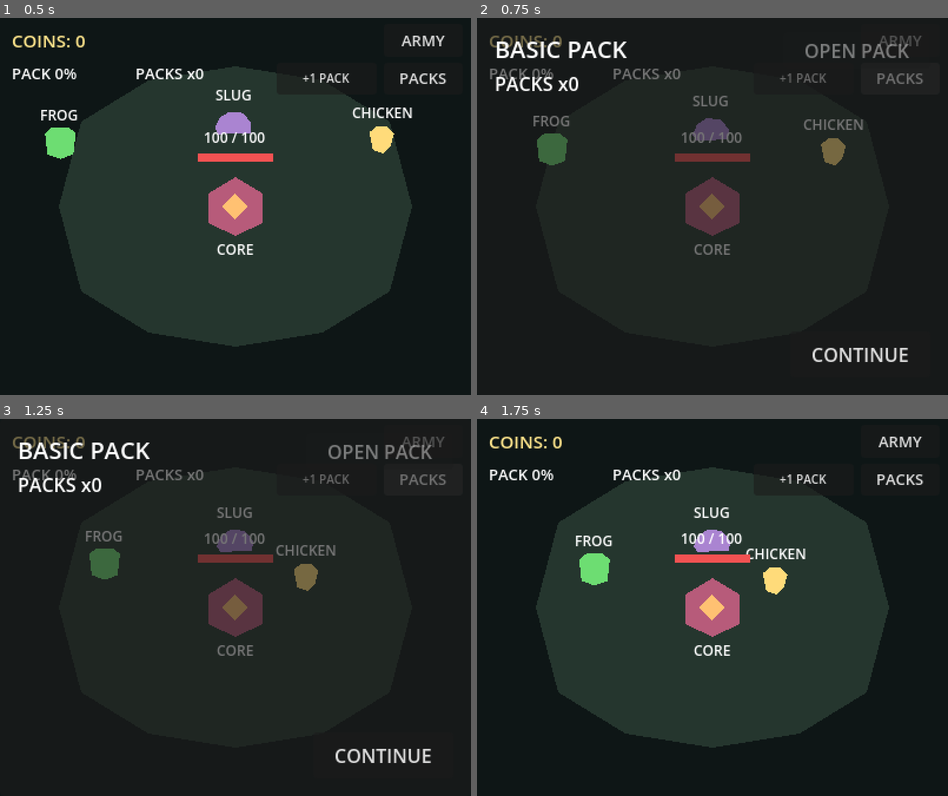
Above: before the commit, frames 1-4 (two rows, left to right).
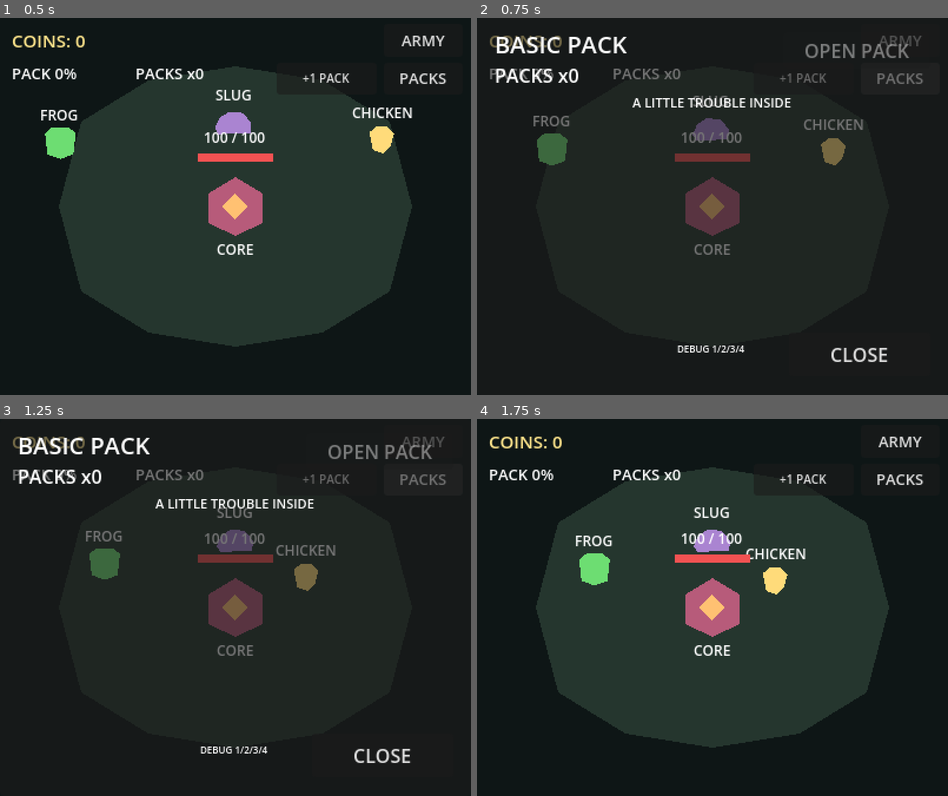
Above: after the commit, the same moments.

Repository: imnotpan/CoreCritter
Game: Godot game, scene res://main.tscn
Two runs of this game, one before a commit and one after it. Both use one fixed random seed, a clock stepped at 60 frames per second and the inputs below.
Inputs:
- Up to frame 1 (0.5 s): no input
- Up to frame 2 (0.75 s): click "PACKS" at 0.5 s
- Up to frame 3 (1.25 s): no input
- Up to frame 4 (1.75 s): click "CONTINUE" (after the commit: "CLOSE") at 1.25 s

Frame 1 is identical in both runs. In frame 2, 2.4% of the frame differs, in the area x 4-92%, y 5-92%; in frame 3, 2.4%; in frame 4, nothing differs.

Commit message:
feat: add tactile pack card reveals

Diff:
--- a/game/main/main.gd
+++ b/game/main/main.gd
@@ -33,6 +33,7 @@
 	army_button.pressed.connect(army_builder.open)
 	packs_button.pressed.connect(_open_packs)
 	pack_opening.open_requested.connect(_open_pack)
+	pack_opening.configure_debug_cards(development_cards)
 	game_session.pack_progress.progress_changed.connect(_show_pack_progress)
 	game_session.pack_inventory.count_changed.connect(_show_pack_count)
 	debug_pack_button.visible = OS.is_debug_build()
@@ -78,7 +79,13 @@
 	if not game_session.pack_inventory.consume_pack():
 		return
 	var new_flags: Array[bool] = []
+	var copies_before: Array[int] = []
+	var copies_after: Array[int] = []
+	var stars: Array[int] = []
 	for card: CardData in results:
 		new_flags.append(not collection.is_unlocked(card))
+		copies_before.append(collection.get_owned_copies(card))
 		collection.add_copy(card)
-	pack_opening.show_results(basic_pack.display_name, results, new_flags)
+		copies_after.append(collection.get_owned_copies(card))
+		stars.append(collection.get_star_level(card))
+	pack_opening.show_results(basic_pack.display_name, results, new_flags, copies_before, copies_after, stars)
--- /dev/null
+++ b/game/ui/card_view.gd
@@ -0,0 +1,229 @@
+class_name CardView
+extends Control
+
+signal reveal_requested(card_view: CardView)
+signal presentation_cue(cue: StringName)
+signal reveal_finished(card_view: CardView)
+
+enum State { HIDDEN, ANTICIPATING, FLIPPING, REVEALED }
+
+const INK := Color("242432")
+const CREAM := Color("f8edce")
+const COMMON := Color("c3c7b3")
+const UNCOMMON := Color("8ce5bd")
+const RARE := Color("ffd17c")
+
+@onready var card_back: Control = $CardBack
+@onready var card_front: Control = $CardFront
+@onready var creature_visual: Label = $CardFront/CreatureVisual
+@onready var name_label: Label = $CardFront/NameLabel
+@onready var rarity_label: Label = $CardFront/RarityLabel
+@onready var star_display: Label = $CardFront/StarDisplay
+@onready var result_badge: Label = $CardFront/ResultBadge
+@onready var copies_label: Label = $CardFront/CopiesLabel
+@onready var icon: TextureRect = $CardFront/Icon
+
+var state := State.HIDDEN
+var card: CardData
+var is_new := false
+var glow_strength := 0.0:
+	set(value):
+		glow_strength = value
+		queue_redraw()
+var burst_strength := 0.0:
+	set(value):
+		burst_strength = value
+		queue_redraw()
+var hover_strength := 0.0:
+	set(value):
+		hover_strength = value
+		queue_redraw()
+var _active_tween: Tween
+var _entry_tween: Tween
+var _hover_tween: Tween
+var _landed := true
+var _rest_position := Vector2.ZERO
+var _hover_x := 0.5
+
+
+func _ready() -> void:
+	pivot_offset = size * 0.5
+	mouse_entered.connect(_on_mouse_entered)
+	mouse_exited.connect(_on_mouse_exited)
+	_show_face(false)
+
+
+func configure(value: CardData, new_card: bool, copies_before: int, copies_after: int, stars: int) -> void:
+	card = value
+	is_new = new_card
+	state = State.HIDDEN
+	name_label.text = value.display_name.to_upper()
+	rarity_label.text = value.rarity_name().to_upper()
+	star_display.text = "★".repeat(maxi(stars, 1))
+	result_badge.text = "NEW CREATURE!" if new_card else "+1 COPY"
+	copies_label.text = "" if new_card else "COPIES %d → %d" % [copies_before, copies_after]
+	creature_visual.text = value.display_name.substr(0, 1).to_upper()
+	icon.texture = value.icon
+	icon.visible = value.icon != null
+	creature_visual.visible = value.icon == null
+	_show_face(false)
+	queue_redraw()
+
+
+func enter(delay: float) -> void:
+	_landed = false
+	_rest_position = position
+	modulate.a = 0.0
+	position.y += 24.0
+	scale = Vector2(0.88, 0.88)
+	_entry_tween = create_tween()
+	_entry_tween.tween_interval(delay)
+	_entry_tween.tween_property(self, "modulate:a", 1.0, 0.14)
+	_entry_tween.parallel().tween_property(self, "position:y", position.y - 24.0, 0.24).set_trans(Tween.TRANS_BACK).set_ease(Tween.EASE_OUT)
+	_entry_tween.parallel().tween_property(self, "scale", Vector2.ONE, 0.24).set_trans(Tween.TRANS_BACK).set_ease(Tween.EASE_OUT)
+	_entry_tween.finished.connect(func() -> void:
+		_landed = true
+		presentation_cue.emit(&"card_land")
+	)
+
+
+func reveal() -> void:
+	if state != State.HIDDEN or card == null or not _landed:
+		return
+	state = State.ANTICIPATING
+	var rarity := card.rarity
+	var pause := 0.08 if rarity == CardData.Rarity.COMMON else (0.19 if rarity == CardData.Rarity.UNCOMMON else 0.42)
+	var glow := 0.3 if rarity == CardData.Rarity.COMMON else (0.6 if rarity == CardData.Rarity.UNCOMMON else 1.0)
+	_active_tween = create_tween()
+	_active_tween.tween_property(self, "scale", Vector2(1.07, 1.07) if rarity == CardData.Rarity.RARE else Vector2(1.035, 1.035), pause)
+	_active_tween.parallel().tween_property(self, "glow_strength", glow, pause)
+	await _active_tween.finished
+	if state != State.ANTICIPATING:
+		return
+	state = State.FLIPPING
+	_active_tween = create_tween()
+	_active_tween.tween_property(self, "scale:x", 0.04, 0.12).set_trans(Tween.TRANS_QUAD)
+	await _active_tween.finished
+	if state != State.FLIPPING:
+		return
+	_show_face(true)
+	presentation_cue.emit(_rarity_cue())
+	_active_tween = create_tween()
+	_active_tween.tween_property(self, "scale", Vector2(1.13, 1.13) if is_new else Vector2(1.08, 1.08), 0.19 if rarity == CardData.Rarity.RARE else 0.15).set_trans(Tween.TRANS_BACK).set_ease(Tween.EASE_OUT)
+	var burst := 0.2 if rarity == CardData.Rarity.COMMON else (0.6 if rarity == CardData.Rarity.UNCOMMON else 1.0)
+	_active_tween.parallel().tween_property(self, "burst_strength", burst, 0.08)
+	await _active_tween.finished
+	if state != State.FLIPPING:
+		return
+	if is_new:
+		presentation_cue.emit(&"new_card")
+	_active_tween = create_tween()
+	_active_tween.tween_property(self, "scale", Vector2.ONE, 0.16 if is_new else 0.11).set_trans(Tween.TRANS_BACK).set_ease(Tween.EASE_OUT)
+	_active_tween.parallel().tween_property(self, "burst_strength", 0.0, 0.26)
+	_active_tween.parallel().tween_property(self, "glow_strength", 0.0, 0.26)
+	if is_new:
+		_active_tween.tween_interval(0.10)
+	await _active_tween.finished
+	if state == State.FLIPPING:
+		state = State.REVEALED
+		reveal_finished.emit(self)
+
+
+func reveal_immediately() -> void:
+	if state == State.REVEALED or card == null:
+		return
+	if _active_tween and _active_tween.is_running():
+		_active_tween.kill()
+	if _entry_tween and _entry_tween.is_running():
+		_entry_tween.kill()
+	modulate.a = 1.0
+	position = _rest_position
+	_landed = true
+	state = State.REVEALED
+	_show_face(true)
+	scale = Vector2.ONE
+	glow_strength = 0.0
+	burst_strength = 0.0
+	hover_strength = 0.0
+	queue_redraw()
+	presentation_cue.emit(_rarity_cue())
+	if is_new:
+		presentation_cue.emit(&"new_card")
+	reveal_finished.emit(self)
+
+
+func _rarity_cue() -> StringName:
+	match card.rarity:
+		CardData.Rarity.UNCOMMON:
+			return &"uncommon_reveal"
+		CardData.Rarity.RARE:
+			return &"rare_reveal"
+	return &"common_reveal"
+
+
+func _show_face(front: bool) -> void:
+	card_back.visible = not front
+	card_front.visible = front
+	queue_redraw()
+
+
+func _gui_input(event: InputEvent) -> void:
+	if state == State.HIDDEN and _landed and event is InputEventMouseButton and event.button_index == MOUSE_BUTTON_LEFT and event.pressed:
+		reveal_requested.emit(self)
+		accept_event()
+	elif state == State.REVEALED and event is InputEventMouseMotion:
+		_hover_x = clampf(event.position.x / size.x, 0.0, 1.0)
+		rotation = clampf((_hover_x - 0.5) * 0.09, -0.045, 0.045)
+		queue_redraw()
+
+
+func _on_mouse_entered() -> void:
+	if state == State.REVEALED:
+		if _hover_tween:
+			_hover_tween.kill()
+		_hover_tween = create_tween()
+		_hover_tween.tween_property(self, "scale", Vector2(1.04, 1.04), 0.12)
+		_hover_tween.parallel().tween_property(self, "hover_strength", 1.0, 0.12)
+
+
+func _on_mouse_exited() -> void:
+	if state == State.REVEALED:
+		if _hover_tween:
+			_hover_tween.kill()
+		_hover_tween = create_tween()
+		_hover_tween.tween_property(self, "scale", Vector2.ONE, 0.15)
+		_hover_tween.parallel().tween_property(self, "rotation", 0.0, 0.15)
+		_hover_tween.parallel().tween_property(self, "hover_strength", 0.0, 0.15)
+
+
+func _draw() -> void:
+	if card == null:
+		return
+	var color := COMMON if card.rarity == CardData.Rarity.COMMON else (UNCOMMON if card.rarity == CardData.Rarity.UNCOMMON else RARE)
+	if glow_strength > 0.01:
+		draw_rect(Rect2(-3, -3, size.x + 6, size.y + 6), Color(color, glow_strength * 0.55), false, 3.0)
+	if burst_strength > 0.01:
+		var rays := 12 if card.rarity == CardData.Rarity.RARE else 8
+		for index: int in rays:
+			var angle := TAU * float(index) / float(rays)
+			var direction := Vector2.RIGHT.rotated(angle)
+			var center := size * 0.5
+			draw_line(center + direction * 64.0, center + direction * (64.0 + 13.0 * burst_strength), Color(color, burst_strength), 2.0)
+	if card_front.visible:
+		draw_rect(Rect2(Vector2.ZERO, size), INK)
+		draw_rect(Rect2(3, 3, size.x - 6, size.y - 6), RARE if is_new else color, false, 3.0 if not is_new else 5.0)
+		draw_rect(Rect2(7, 7, size.x - 14, size.y - 14), CREAM)
+		draw_rect(Rect2(10, 25, size.x - 20, 69), Color(color, 0.48))
+		if hover_strength > 0.01:
+			var shine_x := lerpf(14.0, size.x - 25.0, _hover_x)
+			draw_colored_polygon(PackedVector2Array([
+				Vector2(shine_x, 27), Vector2(shine_x + 12, 27),
+				Vector2(shine_x - 12, 92), Vector2(shine_x - 24, 92)
+			]), Color(1.0, 1.0, 1.0, hover_strength * 0.16))
+	else:
+		draw_rect(Rect2(Vector2.ZERO, size), INK)
+		draw_rect(Rect2(4, 4, size.x - 8, size.y - 8), Color("58517a"), false, 3.0)
+		for index: int in 5:
+			draw_line(Vector2(13 + index * 20, 20), Vector2(13 + index * 20, size.y - 20), Color("716890"), 1.0)
+		draw_circle(size * 0.5, 26.0, Color("f2d585"))
+		draw_circle(size * 0.5, 20.0, INK)
--- /dev/null
+++ b/game/ui/card_view.tscn
@@ -0,0 +1,127 @@
+[gd_scene load_steps=2 format=3]
+
+[ext_resource type="Script" path="res://game/ui/card_view.gd" id="1_card_view"]
+
+[node name="CardView" type="Control"]
+custom_minimum_size = Vector2(108, 158)
+offset_right = 108.0
+offset_bottom = 158.0
+mouse_filter = 0
+script = ExtResource("1_card_view")
+
+[node name="CardBack" type="Control" parent="."]
+layout_mode = 1
+anchors_preset = 15
+anchor_right = 1.0
+anchor_bottom = 1.0
+mouse_filter = 2
+
+[node name="Mark" type="Label" parent="CardBack"]
+layout_mode = 0
+offset_left = 27.0
+offset_top = 58.0
+offset_right = 81.0
+offset_bottom = 88.0
+theme_override_colors/font_color = Color(1, 0.86, 0.5, 1)
+theme_override_font_sizes/font_size = 22
+text = "CC"
+horizontal_alignment = 1
+mouse_filter = 2
+
+[node name="Question" type="Label" parent="CardBack"]
+layout_mode = 0
+offset_left = 15.0
+offset_top = 112.0
+offset_right = 93.0
+offset_bottom = 139.0
+theme_override_colors/font_color = Color(0.96, 0.89, 0.7, 1)
+theme_override_font_sizes/font_size = 15
+text = "? ? ?"
+horizontal_alignment = 1
+mouse_filter = 2
+
+[node name="CardFront" type="Control" parent="."]
+visible = false
+layout_mode = 1
+anchors_preset = 15
+anchor_right = 1.0
+anchor_bottom = 1.0
+mouse_filter = 2
+
+[node name="Icon" type="TextureRect" parent="CardFront"]
+layout_mode = 0
+offset_left = 20.0
+offset_top = 31.0
+offset_right = 88.0
+offset_bottom = 88.0
+mouse_filter = 2
+expand_mode = 1
+stretch_mode = 5
+
+[node name="CreatureVisual" type="Label" parent="CardFront"]
+layout_mode = 0
+offset_left = 16.0
+offset_top = 34.0
+offset_right = 92.0
+offset_bottom = 88.0
+theme_override_colors/font_color = Color(0.16, 0.15, 0.2, 1)
+theme_override_font_sizes/font_size = 39
+horizontal_alignment = 1
+vertical_alignment = 1
+mouse_filter = 2
+
+[node name="NameLabel" type="Label" parent="CardFront"]
+layout_mode = 0
+offset_left = 10.0
+offset_top = 9.0
+offset_right = 98.0
+offset_bottom = 27.0
+theme_override_colors/font_color = Color(0.16, 0.15, 0.2, 1)
+theme_override_font_sizes/font_size = 12
+horizontal_alignment = 1
+mouse_filter = 2
+text_overrun_behavior = 3
+
+[node name="RarityLabel" type="Label" parent="CardFront"]
+layout_mode = 0
+offset_left = 10.0
+offset_top = 96.0
+offset_right = 98.0
+offset_bottom = 113.0
+theme_override_colors/font_color = Color(0.16, 0.15, 0.2, 1)
+theme_override_font_sizes/font_size = 10
+horizontal_alignment = 1
+mouse_filter = 2
+
+[node name="StarDisplay" type="Label" parent="CardFront"]
+layout_mode = 0
+offset_left = 10.0
+offset_top = 110.0
+offset_right = 98.0
+offset_bottom = 126.0
+theme_override_colors/font_color = Color(0.16, 0.15, 0.2, 1)
+theme_override_font_sizes/font_size = 11
+horizontal_alignment = 1
+mouse_filter = 2
+
+[node name="ResultBadge" type="Label" parent="CardFront"]
+layout_mode = 0
+offset_left = 7.0
+offset_top = 128.0
+offset_right = 101.0
+offset_bottom = 145.0
+theme_override_colors/font_color = Color(0.2, 0.17, 0.27, 1)
+theme_override_font_sizes/font_size = 10
+horizontal_alignment = 1
+mouse_filter = 2
+
+[node name="CopiesLabel" type="Label" parent="CardFront"]
+layout_mode = 0
+offset_left = 7.0
+offset_top = 143.0
+offset_right = 101.0
+offset_bottom = 155.0
+theme_override_colors/font_color = Color(0.2, 0.17, 0.27, 1)
+theme_override_font_sizes/font_size = 8
+horizontal_alignment = 1
+mouse_filter = 2
--- a/game/ui/pack_opening.gd
+++ b/game/ui/pack_opening.gd
@@ -2,22 +2,43 @@
 extends Control
 
 signal open_requested
+signal presentation_cue(cue: StringName)
+
+const CARD_SCENE: PackedScene = preload("res://game/ui/card_view.tscn")
 
 @onready var title_label: Label = $Panel/Title
 @onready var count_label: Label = $Panel/Count
 @onready var open_button: Button = $Panel/Open
 @onready var continue_button: Button = $Panel/Continue
-@onready var results_list: VBoxContainer = $Panel/Results
+@onready var reveal_all_button: Button = $Panel/RevealAll
+@onready var hint_label: Label = $Panel/Hint
+@onready var cards_row: Control = $Panel/Cards
+@onready var focus_dim: ColorRect = $Panel/FocusDim
+@onready var debug_hint: Label = $Panel/DebugHint
+
+var _cards: Array[CardView] = []
+var _preview_cards: Array[CardData] = []
+var _revealing := false
+var _focus_tweens: Array[Tween] = []
 
 
 func _ready() -> void:
 	open_button.pressed.connect(func() -> void: open_requested.emit())
-	continue_button.pressed.connect(hide)
+	continue_button.pressed.connect(_continue)
+	reveal_all_button.pressed.connect(_reveal_all)
+	debug_hint.visible = OS.is_debug_build()
+	_reset_view()
+
+
+func configure_debug_cards(cards: Array[CardData]) -> void:
+	_preview_cards = cards.duplicate()
 
 
 func show_inventory(pack_name: String, count: int) -> void:
 	title_label.text = pack_name
-	_clear_results()
+	_clear_cards()
+	_revealing = false
+	_reset_view()
 	set_pack_count(count)
 	visible = true
 
@@ -27,21 +48,136 @@
 	open_button.disabled = count <= 0
 
 
-func show_results(pack_name: String, cards: Array[CardData], new_flags: Array[bool]) -> void:
+func show_results(pack_name: String, cards: Array[CardData], new_flags: Array[bool], copies_before: Array[int], copies_after: Array[int], stars: Array[int]) -> void:
 	title_label.text = pack_name
-	_clear_results()
+	_clear_cards()
+	open_button.visible = false
+	continue_button.visible = false
+	reveal_all_button.visible = true
+	hint_label.text = "PICK A CARD TO REVEAL"
 	for index: int in range(cards.size()):
-		var label := Label.new()
-		label.text = "%s  ·  %s  ·  %s" % [
-			cards[index].display_name,
-			cards[index].rarity_name().to_upper(),
-			"NEW!" if new_flags[index] else "+1"
-		]
-		label.add_theme_font_size_override("font_size", 16)
-		results_list.add_child(label)
+		var view: CardView = CARD_SCENE.instantiate()
+		cards_row.add_child(view)
+		view.position = Vector2(7.0 + index * 126.0, 0.0)
+		view.configure(cards[index], new_flags[index], copies_before[index], copies_after[index], stars[index])
+		view.reveal_requested.connect(_reveal_card)
+		view.reveal_finished.connect(_on_reveal_finished)
+		view.presentation_cue.connect(func(cue: StringName) -> void: presentation_cue.emit(cue))
+		_cards.append(view)
+		view.enter(index * 0.08)
+	presentation_cue.emit(&"pack_open")
 
 
-func _clear_results() -> void:
-	for child: Node in results_list.get_children():
-		results_list.remove_child(child)
-		child.queue_free()
+func _reveal_card(view: CardView) -> void:
+	if _revealing:
+		return
+	_revealing = true
+	_stop_focus_tweens()
+	focus_dim.visible = false
+	for other: CardView in _cards:
+		other.modulate.a = 1.0
+	if view.card.rarity == CardData.Rarity.RARE:
+		focus_dim.visible = true
+		focus_dim.modulate.a = 0.0
+		var tween := create_tween()
+		_focus_tweens.append(tween)
+		tween.tween_property(focus_dim, "modulate:a", 0.42, 0.22)
+		cards_row.move_child(view, cards_row.get_child_count() - 1)
+		for other: CardView in _cards:
+			if other != view and other.state == CardView.State.HIDDEN:
+				var dim_tween := create_tween()
+				_focus_tweens.append(dim_tween)
+				dim_tween.tween_property(other, "modulate:a", 0.45, 0.22)
+	view.reveal()
+
+
+func _on_reveal_finished(_view: CardView) -> void:
+	_revealing = false
+	_stop_focus_tweens()
+	for other: CardView in _cards:
+		if other != _view and other.state == CardView.State.HIDDEN:
+			var restore_tween := create_tween()
+			_focus_tweens.append(restore_tween)
+			restore_tween.tween_property(other, "modulate:a", 1.0, 0.14)
+	if focus_dim.visible:
+		var tween := create_tween()
+		_focus_tweens.append(tween)
+		tween.tween_property(focus_dim, "modulate:a", 0.0, 0.14)
+		tween.finished.connect(func() -> void: focus_dim.visible = false)
+	for view: CardView in _cards:
+		if view.state != CardView.State.REVEALED:
+			return
+	hint_label.text = "PACK COMPLETE"
+	continue_button.text = "CONTINUE"
+	continue_button.visible = true
+	reveal_all_button.visible = false
+
+
+func _reveal_all() -> void:
+	_revealing = false
+	_stop_focus_tweens()
+	focus_dim.visible = false
+	for view: CardView in _cards:
+		view.modulate.a = 1.0
+		view.reveal_immediately()
+
+
+func _continue() -> void:
+	_clear_cards()
+	_reset_view()
+	visible = false
+
+
+func _reset_view() -> void:
+	open_button.visible = true
+	continue_button.visible = true
+	continue_button.text = "CLOSE"
+	reveal_all_button.visible = false
+	focus_dim.visible = false
+	hint_label.text = "A LITTLE TROUBLE INSIDE"
+
+
+func _clear_cards() -> void:
+	_revealing = false
+	_stop_focus_tweens()
+	for view: CardView in _cards:
+		cards_row.remove_child(view)
+		view.queue_free()
+	_cards.clear()
+	focus_dim.visible = false
+
+
+func _stop_focus_tweens() -> void:
+	for tween: Tween in _focus_tweens:
+		if tween.is_running():
+			tween.kill()
+	_focus_tweens.clear()
+
+
+func _unhandled_key_input(event: InputEvent) -> void:
+	if not visible or not OS.is_debug_build() or not event is InputEventKey or not event.pressed or event.echo:
+		return
+	var rarity := -1
+	var new_card := false
+	match event.keycode:
+		KEY_1:
+			rarity = CardData.Rarity.COMMON
+		KEY_2:
+			rarity = CardData.Rarity.UNCOMMON
+		KEY_3:
+			rarity = CardData.Rarity.RARE
+		KEY_4:
+			rarity = CardData.Rarity.RARE
+			new_card = true
+	if rarity < 0:
+		return
+	for candidate: CardData in _preview_cards:
+		if candidate.rarity == rarity:
+			var preview: Array[CardData] = [candidate, candidate, candidate]
+			var flags: Array[bool] = [false, new_card, false]
+			var before: Array[int] = [1, 0 if new_card else 2, 3]
+			var after: Array[int] = [2, 0 if new_card else 3, 4]
+			var stars: Array[int] = [1, 1, 1]
+			show_results("PREVIEW · " + candidate.rarity_name().to_upper(), preview, flags, before, after, stars)
+			get_viewport().set_input_as_handled()
+			return
--- a/game/ui/pack_opening.tscn
+++ b/game/ui/pack_opening.tscn
@@ -22,17 +22,17 @@
 
 [node name="Title" type="Label" parent="Panel"]
 offset_left = 15.0
-offset_top = 12.0
+offset_top = 8.0
 offset_right = 250.0
-offset_bottom = 38.0
+offset_bottom = 34.0
 theme_override_font_sizes/font_size = 20
 text = "BASIC PACK"
 
 [node name="Count" type="Label" parent="Panel"]
 offset_left = 15.0
-offset_top = 44.0
+offset_top = 37.0
 offset_right = 200.0
-offset_bottom = 65.0
+offset_bottom = 58.0
 text = "PACKS x0"
 
 [node name="Open" type="Button" parent="Panel"]
@@ -42,16 +42,50 @@
 offset_bottom = 43.0
 text = "OPEN PACK"
 
-[node name="Results" type="VBoxContainer" parent="Panel"]
-offset_left = 25.0
-offset_top = 80.0
-offset_right = 380.0
-offset_bottom = 235.0
-theme_override_constants/separation = 12
+[node name="Hint" type="Label" parent="Panel"]
+offset_left = 15.0
+offset_top = 64.0
+offset_right = 385.0
+offset_bottom = 86.0
+theme_override_font_sizes/font_size = 11
+text = "A LITTLE TROUBLE INSIDE"
+horizontal_alignment = 1
+
+[node name="FocusDim" type="ColorRect" parent="Panel"]
+visible = false
+offset_top = 88.0
+offset_right = 400.0
+offset_bottom = 259.0
+mouse_filter = 2
+color = Color(0.08, 0.06, 0.14, 1)
+
+[node name="Cards" type="Control" parent="Panel"]
+offset_left = 8.0
+offset_top = 91.0
+offset_right = 392.0
+offset_bottom = 249.0
+mouse_filter = 2
+
+[node name="RevealAll" type="Button" parent="Panel"]
+offset_left = 15.0
+offset_top = 267.0
+offset_right = 132.0
+offset_bottom = 304.0
+text = "REVEAL ALL"
 
 [node name="Continue" type="Button" parent="Panel"]
-offset_left = 266.0
-offset_top = 266.0
+offset_left = 265.0
+offset_top = 267.0
 offset_right = 385.0
-offset_bottom = 305.0
+offset_bottom = 304.0
 text = "CONTINUE"
+
+[node name="DebugHint" type="Label" parent="Panel"]
+visible = false
+offset_left = 138.0
+offset_top = 275.0
+offset_right = 260.0
+offset_bottom = 298.0
+theme_override_font_sizes/font_size = 8
+text = "DEBUG 1/2/3/4"
+horizontal_alignment = 1
Not shown, added: game/ui/card_view.gd.uid
